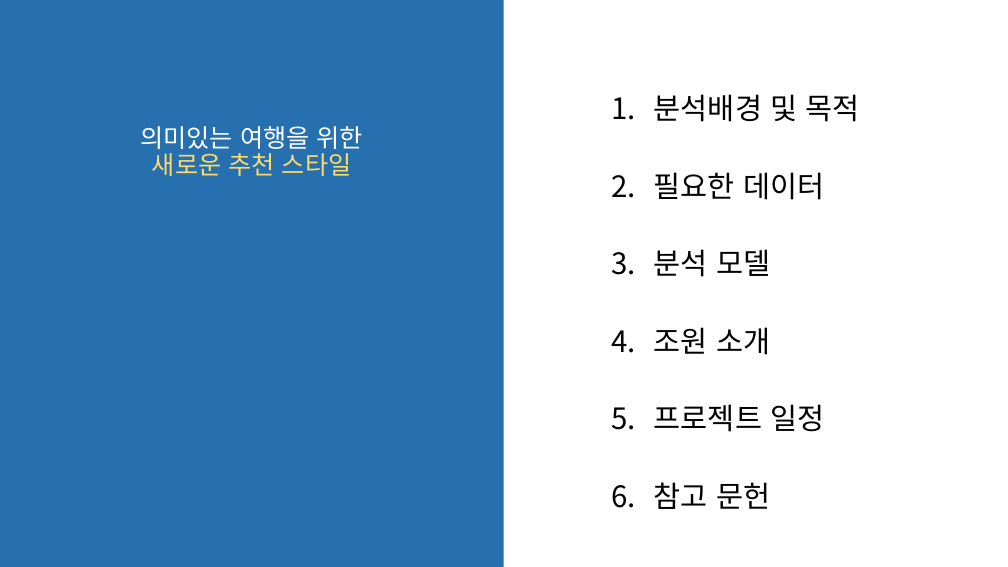
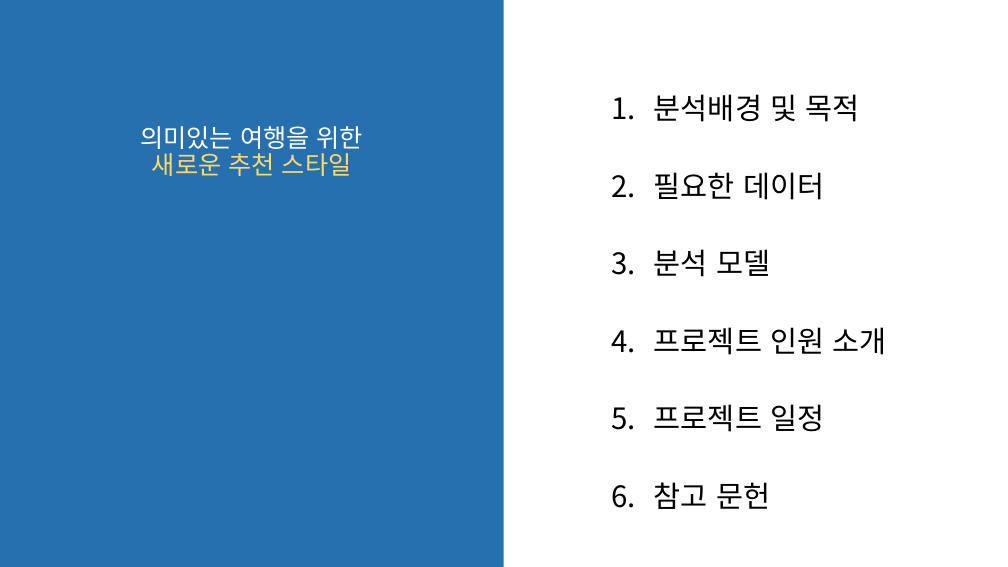
Before and after one commit to jihyeyun00/teamproject_python, a slide deck: slide 2 of 2차 팀프로젝트/6조_20200117.pptx. Drawn at 1008x567 pixels with LibreOffice and Linux fonts; fonts in the diff are those of the drawing; background and template pictures are left out. Boxes give left, top, right and bottom in pixels: in the first picture for what was removed or moved away, otherwise in the second. Text is boxed around its words. In the diff, an @@ line names an element or a change of style, - is before the commit and + after.

```diff
--- a/2차 팀프로젝트/6조_20200117.pptx
+++ b/2차 팀프로젝트/6조_20200117.pptx
@@ text at (654, 327, 886, 355): text changed @@
-4. 조원 소개
+4. 프로젝트 인원 소개
```
Also in this commit, not shown: 9 other slides changed, 1 other file.
